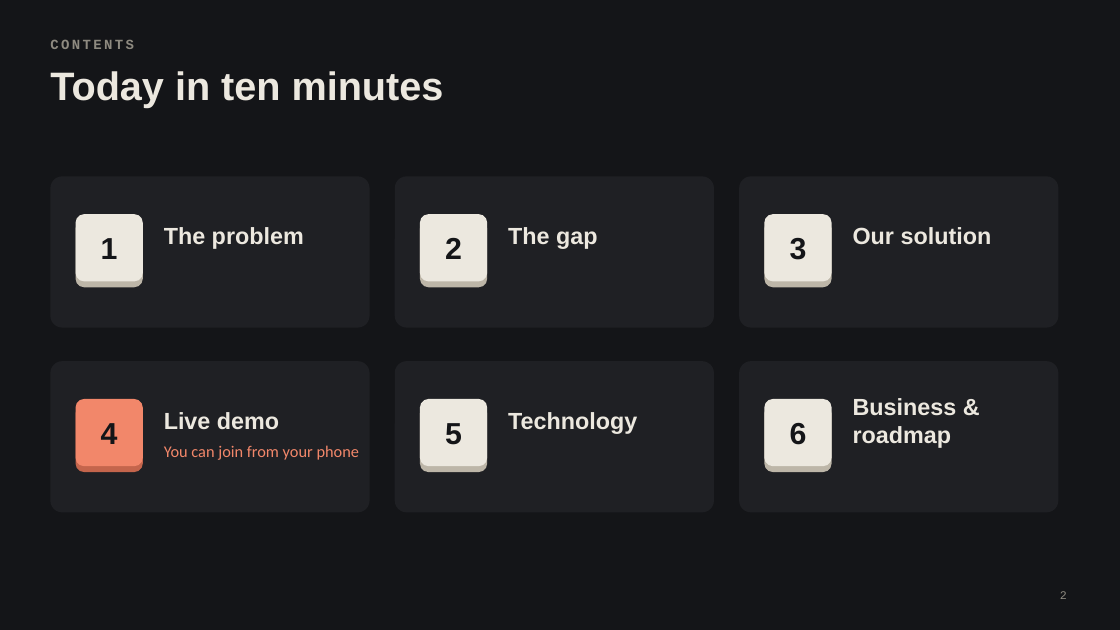
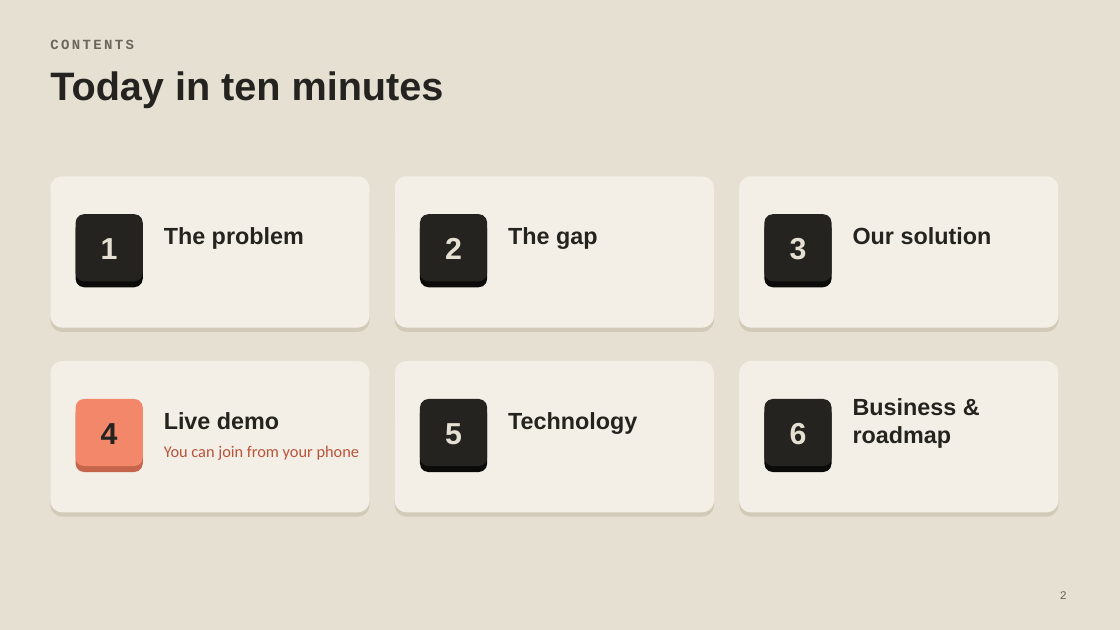
Before and after one commit to dohongminh-ui/Syntax-Stack, a slide deck: slide 2 of docs/Syntax-Stack-finals.pptx. Drawn at 1120x630 pixels with LibreOffice and Linux fonts; fonts in the diff are those of the drawing. Boxes give left, top, right and bottom in pixels: in the first picture for what was removed or moved away, otherwise in the second. Text is boxed around its words. In the diff, an @@ line names an element or a change of style, - is before the commit and + after.

Commit message:
docs(presentation): cream keycap background for the finals deck

```diff
--- a/docs/Syntax-Stack-finals.pptx
+++ b/docs/Syntax-Stack-finals.pptx
@@ background #141518 to #E6E0D2 @@
@@ text "CONTENTS" at box(50, 39, 134, 49): text colour #8E8A80 to #6B655A @@
@@ rounded rectangle added at box(50, 181, 370, 332), fill #D2CAB8 @@
@@ rounded rectangle added at box(395, 181, 714, 332), fill #D2CAB8 @@
@@ rounded rectangle added at box(739, 181, 1059, 332), fill #D2CAB8 @@
@@ rounded rectangle added at box(50, 365, 370, 517), fill #D2CAB8 @@
@@ rounded rectangle added at box(395, 365, 714, 517), fill #D2CAB8 @@
@@ fill #1F2024 to #F3EFE6 in 6 elements at box(50, 176, 370, 328), box(395, 176, 714, 328), box(739, 176, 1059, 328), box(50, 361, 370, 513), box(395, 361, 714, 513), box(739, 361, 1059, 513) @@
@@ rounded rectangle added at box(739, 365, 1059, 517), fill #D2CAB8 @@
@@ text "4" at box(101, 423, 118, 444): text colour #141518 to #24231F @@
@@ text colour #141518 to #E6E0D2 in 5 elements at box(101, 238, 118, 259), box(445, 238, 462, 259), box(790, 238, 807, 260), box(445, 423, 462, 445), box(790, 423, 807, 445) @@
@@ fill #BDB6A8 to #0B0B0A in 5 elements at box(76, 220, 143, 287), box(420, 220, 487, 287), box(765, 220, 832, 287), box(420, 405, 487, 472), box(765, 405, 832, 472) @@
@@ fill #ECE8DF to #24231F in 5 elements at box(76, 214, 143, 281), box(420, 214, 487, 281), box(765, 214, 832, 281), box(420, 399, 487, 466), box(765, 399, 832, 466) @@
@@ text colour #ECE8DF to #24231F in 7 elements at box(50, 71, 444, 107), box(164, 227, 304, 249), box(508, 227, 597, 249), box(853, 227, 992, 245), box(164, 412, 279, 430), box(508, 412, 637, 434), box(853, 398, 957, 448) @@
@@ text "You can join from your ..." at box(164, 445, 359, 460): text colour #F2876A to #B9533A @@
@@ page number at box(1060, 591, 1067, 599): text colour #8E8A80 to #6B655A @@
```
Also in this commit, not shown: 16 other slides changed.
